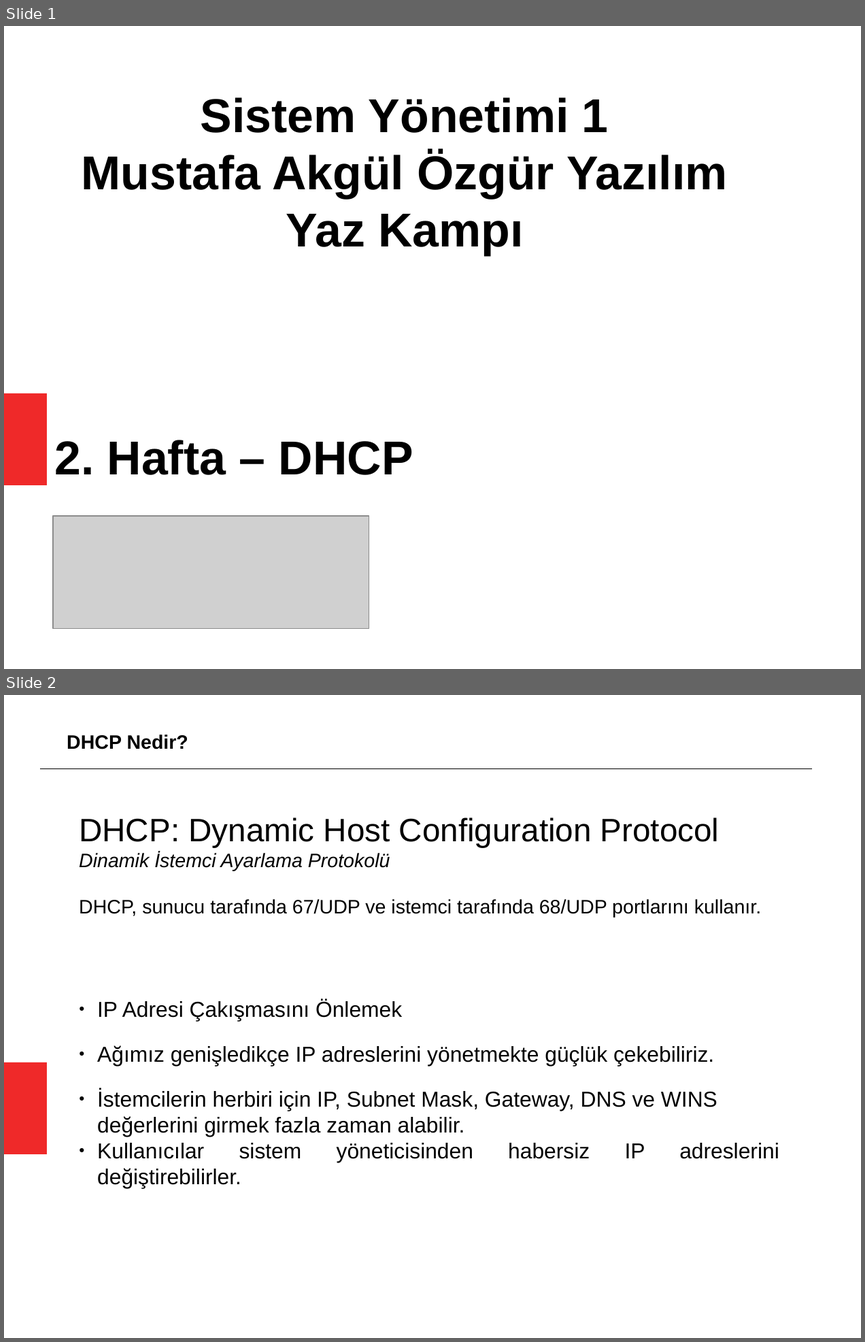
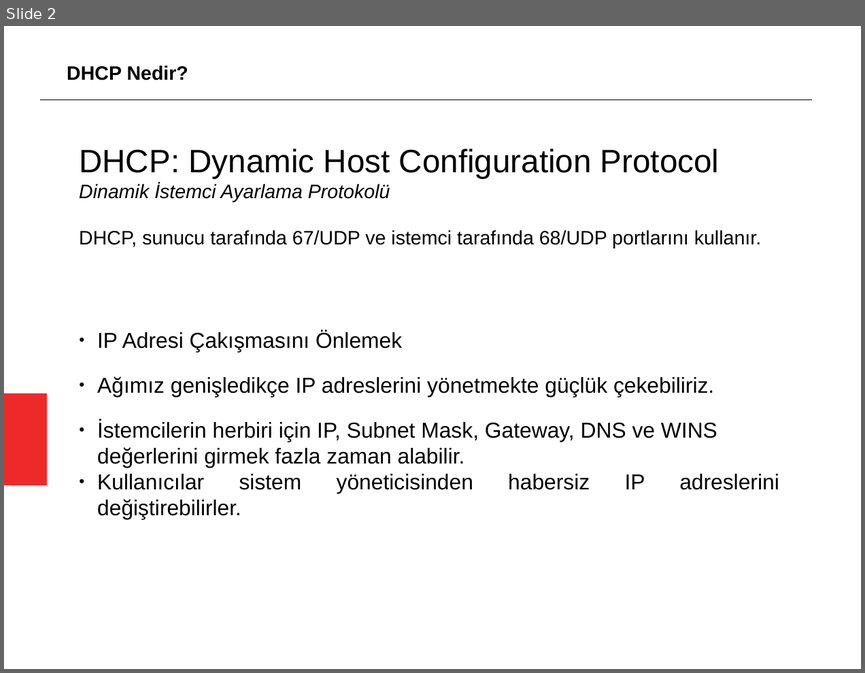
Before and after one commit to aciklab/oyyk18-sysadm, a slide deck: sunumlar/dhcp.odp. Shown one above the other, each under a label of ours: slides 1 and 2 before the commit, slide 2 after it. The pictures are 865x1342 and 865x673 pixels, drawn with LibreOffice and Linux fonts; fonts in the diff are those of the drawing; grey boxes stand for pictures. Boxes give left, top, right and bottom in pixels: in the first picture for what was removed or moved away, otherwise in the second. Text is boxed around its words. In the diff, an @@ line names an element or a change of style, - is before the commit and + after.

```diff
--- a/sunumlar/dhcp.odp
+++ b/sunumlar/dhcp.odp
@@ slide 1 removed at bbox=[4, 26, 861, 669], background #FFFFFF; not listed: 1 template element that a slide beside it also shows @@
@@ text removed at bbox=[54, 97, 728, 475] @@
-Sistem Yönetimi 1
-Mustafa Akgül Özgür Yazılım Yaz Kampı
-2. Hafta – DHCP
@@ picture removed at bbox=[53, 516, 369, 628] @@
```
Also in this commit, not shown: 8 slides changed, 1 slide added.
